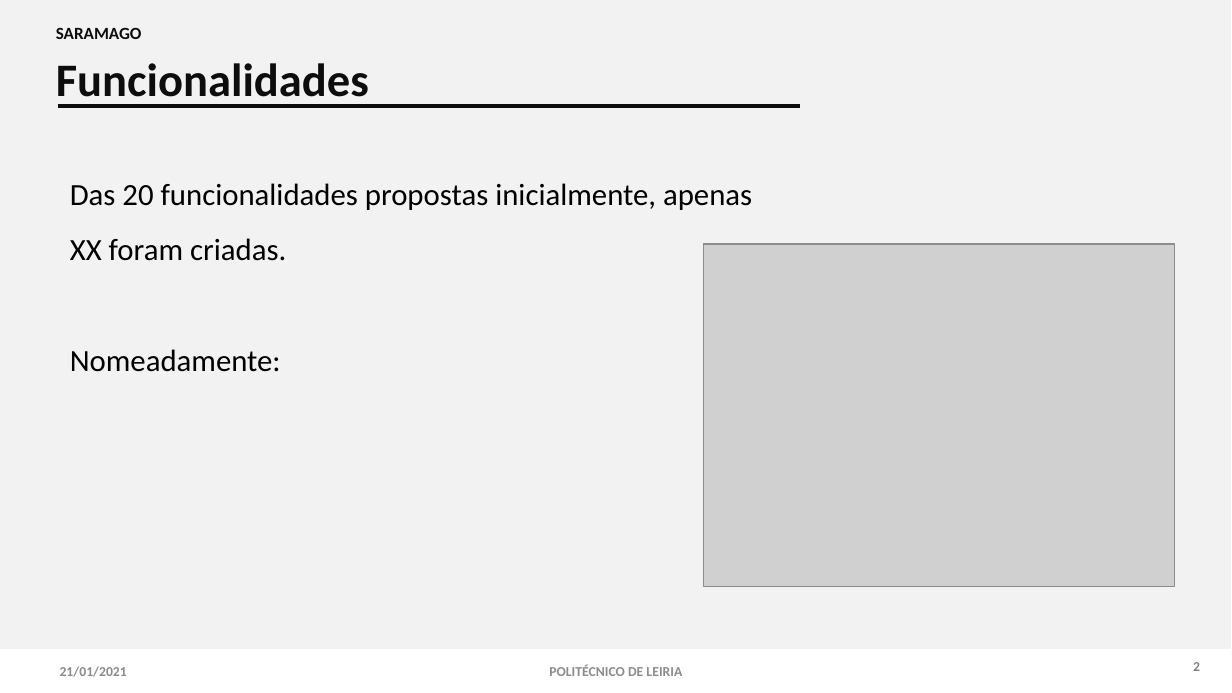
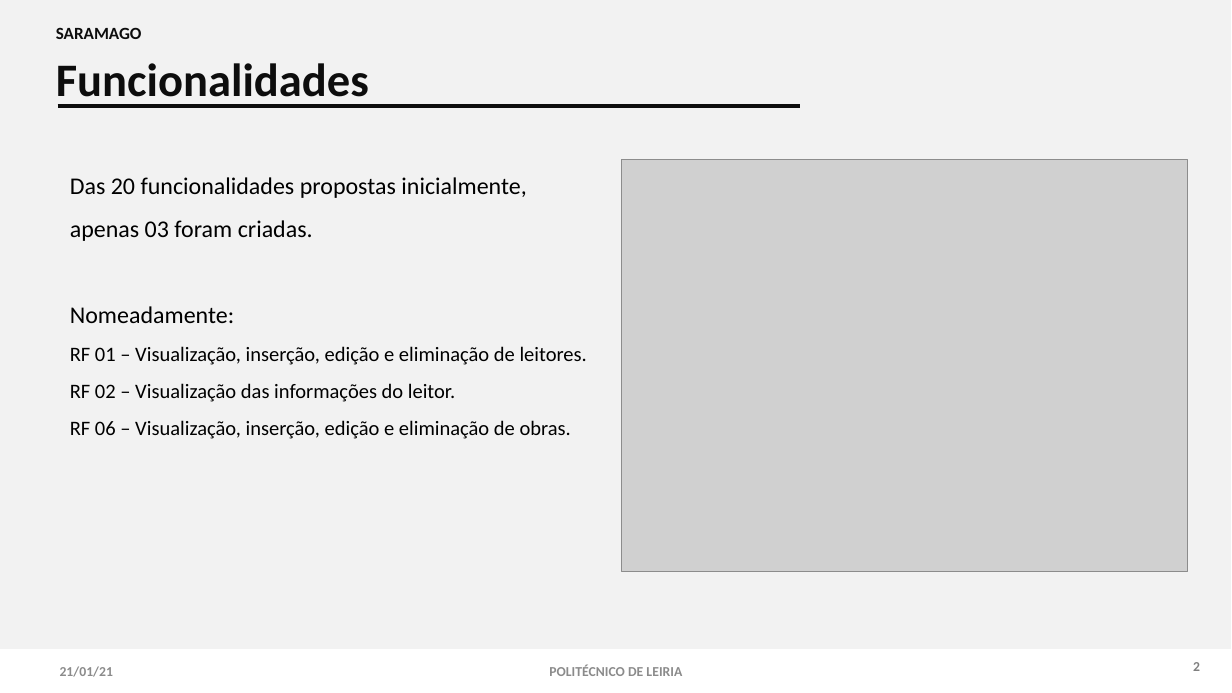
Before and after one commit to 2180622/IPL_PSI_ProjetoFinal_SARAMAGO, a slide deck: slide 3 of Documentacao/Android/IPL_AMSI_Relatorio.pptx. Drawn at 1232x693 pixels with LibreOffice and Linux fonts; fonts in the diff are those of the drawing; grey boxes stand for pictures. Boxes give left, top, right and bottom in pixels: in the first picture for what was removed or moved away, otherwise in the second. Text is boxed around its words. In the diff, an @@ line names an element or a change of style, - is before the commit and + after.

```diff
--- a/Documentacao/Android/IPL_AMSI_Relatorio.pptx
+++ b/Documentacao/Android/IPL_AMSI_Relatorio.pptx
@@ text at [70, 177, 526, 241]: text changed; size 18 to 14 pt @@
-Das 20 funcionalidades propostas inicialmente, apenas XX foram criadas.
+Das 20 funcionalidades propostas inicialmente, apenas 03 foram criadas.
@@ picture: place and size @@
-picture at [703, 244, 1174, 586]
+picture at [622, 160, 1188, 572]
@@ text at [70, 306, 234, 323]: size 18 to 14 pt in "Nomeadamente:" @@
@@ text at [70, 346, 587, 439]: paragraphs added @@
+RF 01 – Visualização, inserção, edição e eliminação de leitores.
+RF 02 – Visualização das informações do leitor.
+RF 06 – Visualização, inserção, edição e eliminação de obras.
@@ text at [60, 666, 113, 677]: text changed @@
-21/01/2021
+21/01/21
```
Also in this commit, not shown: 10 other slides changed, 1 slide removed.
